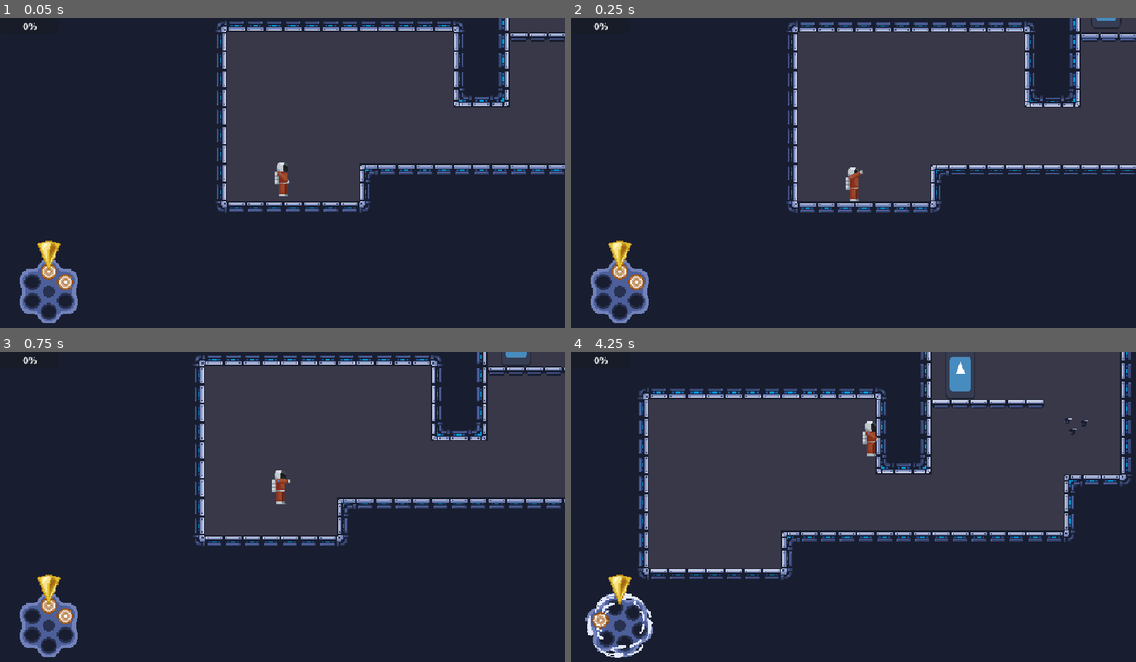
Above: before the commit, frames 1-4 (two rows, left to right).
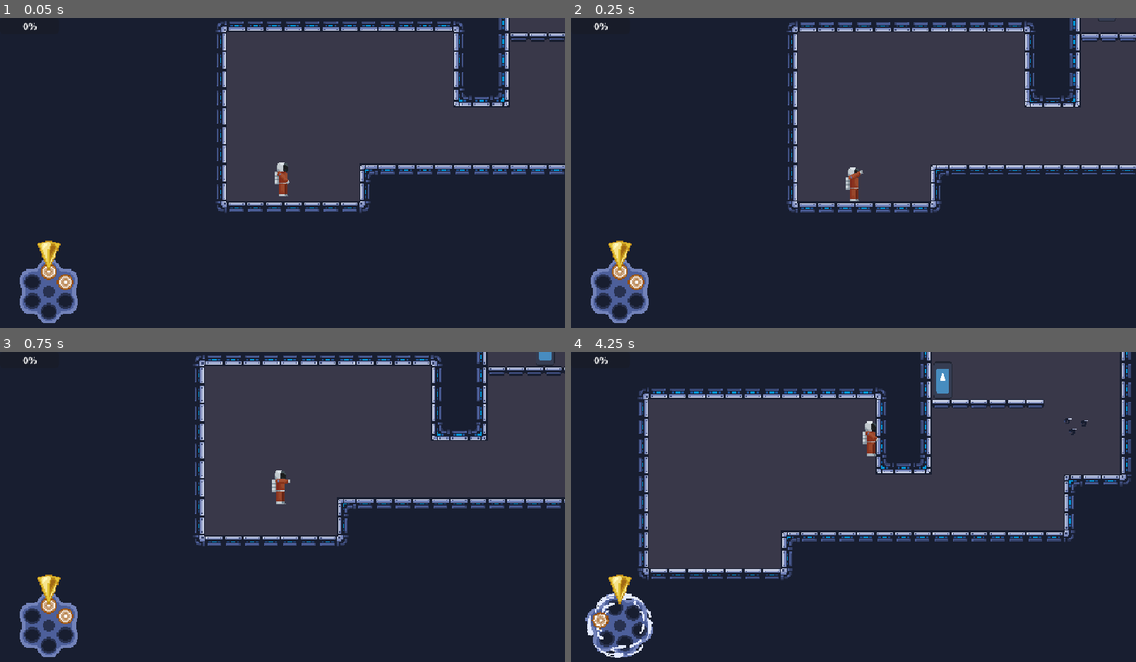
Above: after the commit, the same moments.

Repository: ygda-org/revolver
Game: Godot game, scene res://main/main.tscn
Two runs of this game, one before a commit and one after it. Both use one fixed random seed, a clock stepped at 60 frames per second and the inputs below. The engine's default icon, where the game draws it, is replaced by a stand-in: a white triangle on a blue panel in a dark square.
Inputs (mouse positions are in pixels of both pictures, inside the frame that each line leads up to):
- Up to frame 1 (0.05 s): no input
- Up to frame 2 (0.25 s): no input
- Up to frame 3 (0.75 s): tap Enter (ui_accept) at 0.5 s; move the mouse to (406, 494) at 0.52 s; hold D (right) from 0.53 s (still down); tap Space (jump) at 0.6 s
- Up to frame 4 (4.25 s): tap Space (jump) at 0.77, 1.07, 1.52, 1.55, 1.82, 2.3, 2.85, 3.02, 3.32, 3.77, 3.8, 4.07 s; move the mouse to (740, 525) at 1.27 s; tap S (drop) at 1.35 s; move the mouse to (910, 441) at 2.02 s; release D (right) at 2.03 s; hold A (left) 2.03-2.78 s; click (910, 441) at 2.1 s; move the mouse to (825, 575) at 2.77 s; hold D (right) from 2.78 s (still down); move the mouse to (1023, 556) at 3.52 s; hold S (drop) from 3.53 s (still down); tap R (reload) at 4.15 s

Frame 1 is identical in both runs. In frame 2, less than 0.1% of the frame differs, in the area x 93-97%, y 0-2%; in frame 3, 0.1%; in frame 4, 0.6%, in the area x 64-71%, y 1-15%.

Commit message:
jumpy enemy

Diff:
--- /dev/null
+++ b/enemies/bouncy_enemy/bouncy_enemy.gd
@@ -0,0 +1,39 @@
+extends CharacterBody2D
+class_name BounceEnemy
+
+@export var speed: float = 80.0
+
+@export var gravity_curve: Curve
+
+var direction: float = 0.0
+
+const GRAVITY = 700
+const JUMP_FORCE = 300
+const MAX_FALL_SPEED = 300
+
+const DETECTION_RANGE = 200
+
+func _physics_process(delta):
+	if not is_on_floor():
+		velocity.y = move_toward(velocity.y, MAX_FALL_SPEED, GRAVITY * delta * gravity_curve.sample(abs(velocity.y/MAX_FALL_SPEED)))
+		velocity.x = speed * direction
+	else:
+		velocity.x = 0.0
+		if global_position.distance_to(GameState.player.global_position) < DETECTION_RANGE:
+			direction = sign(global_position.direction_to(GameState.player.global_position).x)
+		else:
+			direction = 0.0
+		if $JumpWindupTimer.is_stopped():
+			$JumpWindupTimer.start()
+
+	for i in range(get_slide_collision_count()):
+		var col = get_slide_collision(i).get_collider()
+		if col is Player:
+			col.hit(self)
+
+	move_and_slide()
+
+func _on_jump_windup_timer_timeout():
+	if not is_on_floor():
+		return
+	velocity.y -= JUMP_FORCE
--- /dev/null
+++ b/enemies/bouncy_enemy/bouncy_enemy.tscn
@@ -0,0 +1,28 @@
+[gd_scene format=3 uid="uid://cx5ec1o3ypbvs"]
+
+[ext_resource type="Texture2D" uid="uid://dlbb2kg1nkspe" path="res://assets/icon.svg" id="1_kegvi"]
+[ext_resource type="Script" uid="uid://blolgf5fr0hee" path="res://enemies/bouncy_enemy/bouncy_enemy.gd" id="1_l6h5x"]
+
+[sub_resource type="Curve" id="Curve_l6h5x"]
+_data = [Vector2(0, 0.41954023), 0.0, 1.8061508, 0, 0, Vector2(1, 1), 0.0, 0.0, 0, 0]
+point_count = 2
+
+[sub_resource type="RectangleShape2D" id="RectangleShape2D_kegvi"]
+size = Vector2(12, 38)
+
+[node name="BouncyEnemy" type="CharacterBody2D" unique_id=1806752779]
+script = ExtResource("1_l6h5x")
+gravity_curve = SubResource("Curve_l6h5x")
+
+[node name="Sprite2D" type="Sprite2D" parent="." unique_id=738989018]
+scale = Vector2(0.1, 0.3)
+texture = ExtResource("1_kegvi")
+
+[node name="CollisionShape2D" type="CollisionShape2D" parent="." unique_id=1411210638]
+shape = SubResource("RectangleShape2D_kegvi")
+
+[node name="JumpWindupTimer" type="Timer" parent="." unique_id=1871435803]
+wait_time = 0.8
+one_shot = true
+
+[connection signal="timeout" from="JumpWindupTimer" to="." method="_on_jump_windup_timer_timeout"]
--- a/enemies/enemy_spawner.gd
+++ b/enemies/enemy_spawner.gd
@@ -8,7 +8,8 @@
 preload("uid://c1c7vo31sm74l")]
 
 const GROUNDED = [preload("uid://dbj21rwlxkyql"),
-preload("uid://cqkgsr8jgrndt")]
+preload("uid://cqkgsr8jgrndt"),
+preload("uid://cx5ec1o3ypbvs")]
 
 var active_array
 
Not shown, added: enemies/bouncy_enemy/bouncy_enemy.gd.uid
